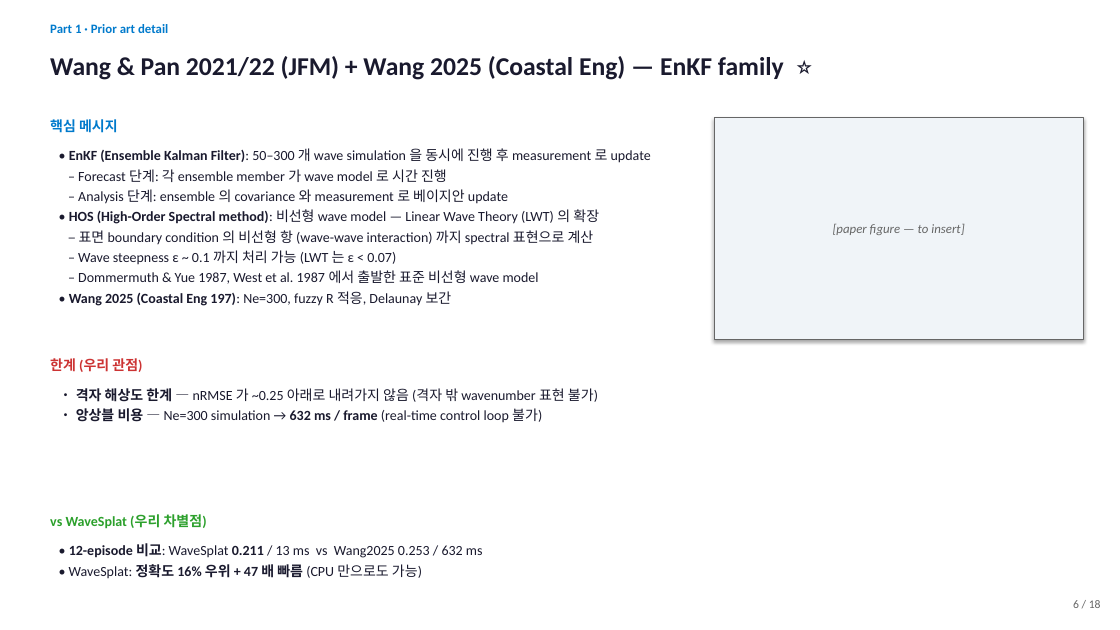
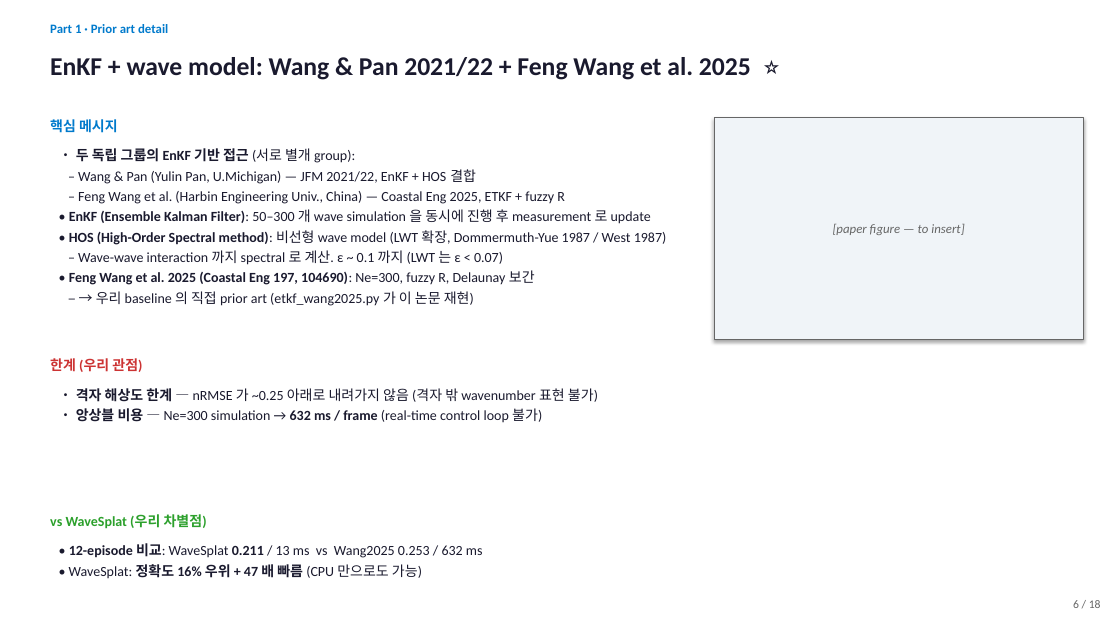
Before and after one commit to SAEYONGPARK94/wavesplat, a slide deck: slide 6 of wavesplat/docs/labmeeting_2026_05_13.pptx. Drawn at 1120x630 pixels with LibreOffice and Linux fonts; fonts in the diff are those of the drawing. Boxes give left, top, right and bottom in pixels: in the first picture for what was removed or moved away, otherwise in the second. Text is boxed around its words. In the diff, an @@ line names an element or a change of style, - is before the commit and + after.

```diff
--- a/wavesplat/docs/labmeeting_2026_05_13.pptx
+++ b/wavesplat/docs/labmeeting_2026_05_13.pptx
@@ text at [50,57,751,80]: text changed @@
-Wang & Pan 2021/22 (JFM) + Wang 2025 (Coastal Eng) — EnKF family ⭐
+EnKF + wave model: Wang & Pan 2021/22 + Feng Wang et al. 2025 ⭐
@@ text at [76,148,565,204]: paragraphs added @@
+• 두 독립 그룹의 EnKF 기반 접근 (서로 별개 group):
+– Wang & Pan (Yulin Pan, U.Michigan) — JFM 2021/22, EnKF + HOS 결합
+– Feng Wang et al. (Harbin Engineering Univ., China) — Coastal Eng 2025, ETKF + fuzzy R
@@ text at [69,230,667,306]: text changed @@
-– Forecast 단계: 각 ensemble member 가 wave model 로 시간 진행
-– Analysis 단계: ensemble 의 covariance 와 measurement 로 베이지안 update
-• HOS (High-Order Spectral method): 비선형 wave model — Linear Wave Theory (LWT) 의 확장
-– 표면 boundary condition 의 비선형 항 (wave-wave interaction) 까지 spectral 표현으로 계산
-– Wave steepness ε ~ 0.1 까지 처리 가능 (LWT 는 ε < 0.07)
-– Dommermuth & Yue 1987, West et al. 1987 에서 출발한 표준 비선형 wave model
-• Wang 2025 (Coastal Eng 197): Ne=300, fuzzy R 적응, Delaunay 보간
+• HOS (High-Order Spectral method): 비선형 wave model (LWT 확장, Dommermuth-Yue 1987 / West 1987)
+– Wave-wave interaction 까지 spectral 로 계산. ε ~ 0.1 까지 (LWT 는 ε < 0.07)
+• Feng Wang et al. 2025 (Coastal Eng 197, 104690): Ne=300, fuzzy R, Delaunay 보간
+– → 우리 baseline 의 직접 prior art (etkf_wang2025.py 가 이 논문 재현)
```
Also in this commit, not shown: 5 other slides changed, 2 other files.
